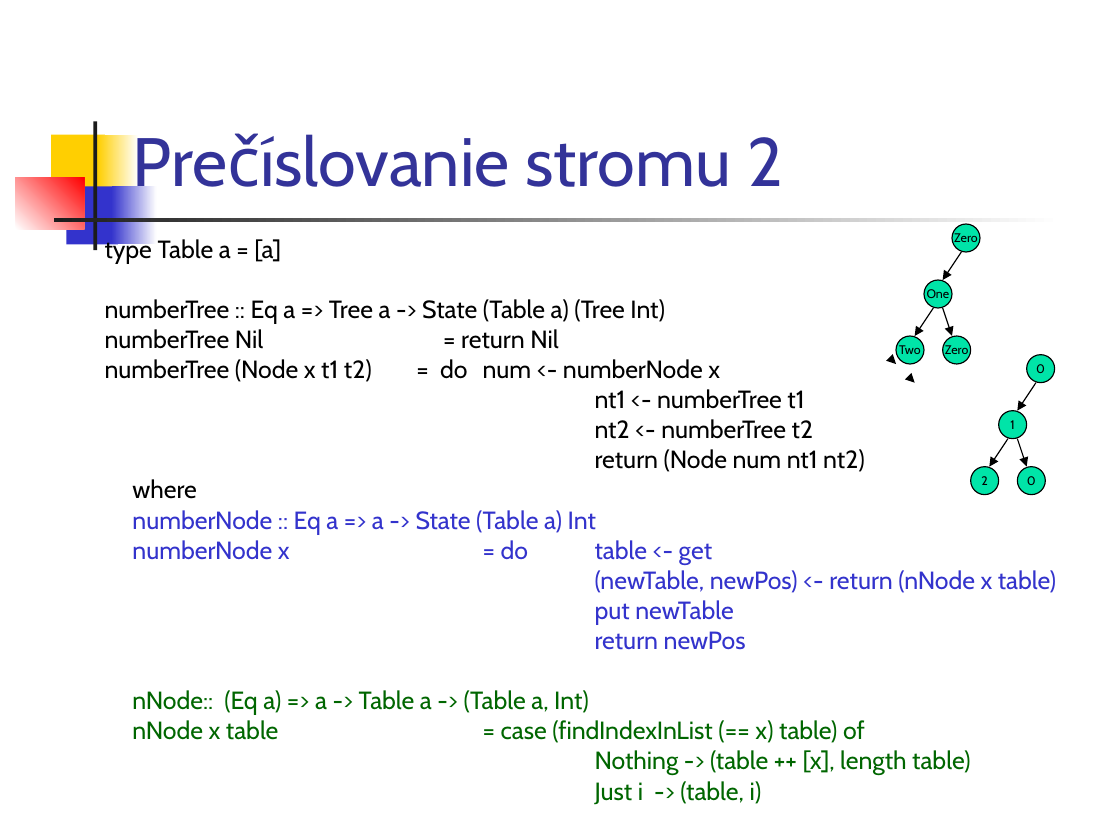
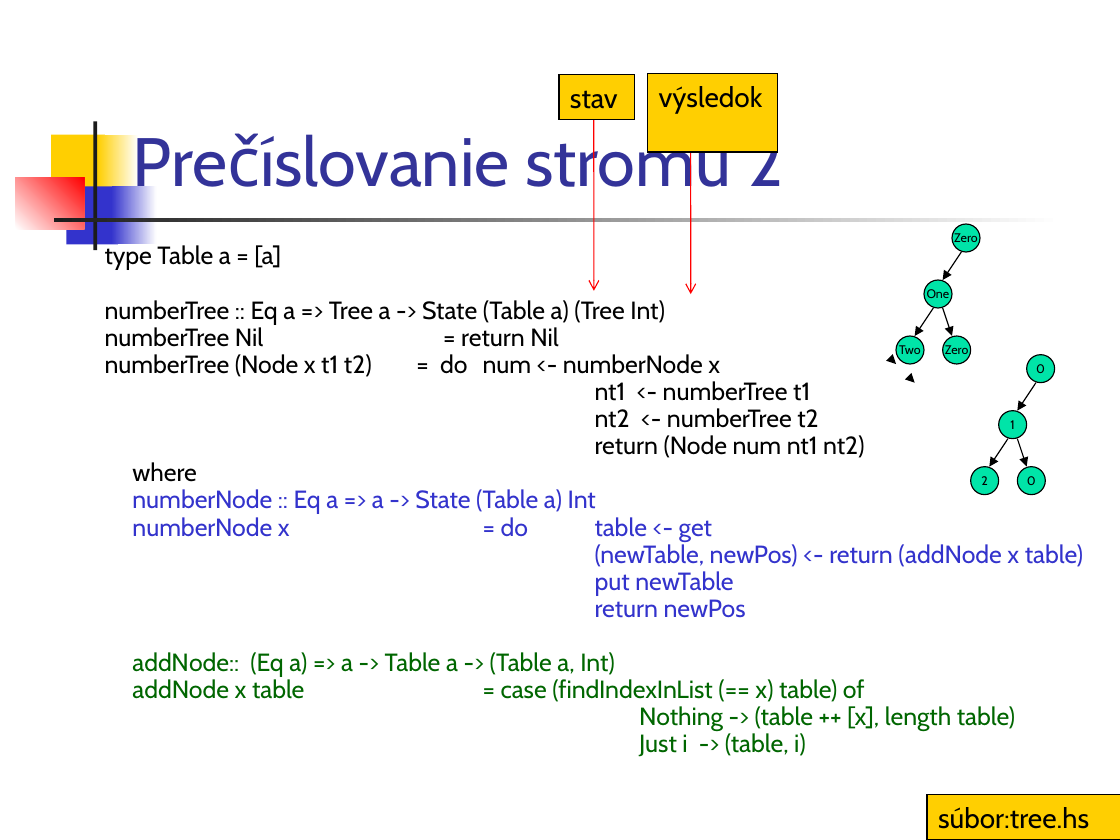
Before and after one commit to Funkcionalne/Prednasky, a slide deck: slide 37 of 12/12_fpro.ppt (slide 34 before the commit). Drawn at 1120x840 pixels with LibreOffice and Linux fonts; fonts in the diff are those of the drawing. Boxes give left, top, right and bottom in pixels: in the first picture for what was removed or moved away, otherwise in the second. Text is boxed around its words. In the diff, an @@ line names an element or a change of style, - is before the commit and + after.

```diff
--- a/12/12_fpro.ppt
+++ b/12/12_fpro.ppt
@@ rectangle added at (x1=559, y1=75, x2=634, y2=120), fill #FFCF01, outline #000000 0.74 pt, 18 pt, text #000000 @@
+stav
@@ rectangle added at (x1=647, y1=73, x2=777, y2=151), fill #FFCF01, outline #000000 0.74 pt, 18 pt, text #000000 @@
+výsledok
@@ arrow added from (594, 111) to (594, 291), #FF0000 0.74 pt @@
@@ arrow added from (691, 119) to (691, 295), #FF0000 0.74 pt @@
@@ text "type Table a = [a]" moved from (x1=105, y1=237, x2=1056, y2=805) to (x1=105, y1=244, x2=1083, y2=757) @@
@@ text at (x1=105, y1=244, x2=1015, y2=757): line spacing 0.8 to 0.7 @@
@@ text at (x1=595, y1=544, x2=1083, y2=567): text changed @@
-(newTable, newPos) <- return (nNode x table)
+(newTable, newPos) <- return (addNode x table)
@@ text at (x1=132, y1=652, x2=865, y2=702): text changed @@
-nNode:: (Eq a) => a -> Table a -> (Table a, Int)
-nNode x table = case (findIndexInList (== x) table) of
+addNode:: (Eq a) => a -> Table a -> (Table a, Int)
+addNode x table = case (findIndexInList (== x) table) of
@@ rectangle added at (x1=927, y1=795, x2=1120, y2=840), fill #FFCF01, outline #000000 0.74 pt, 18 pt, text #000000 @@
+súbor:tree.hs
```
Also in this commit, not shown: 15 other slides changed, 3 slides added, 1 slide removed, 5 other files.
